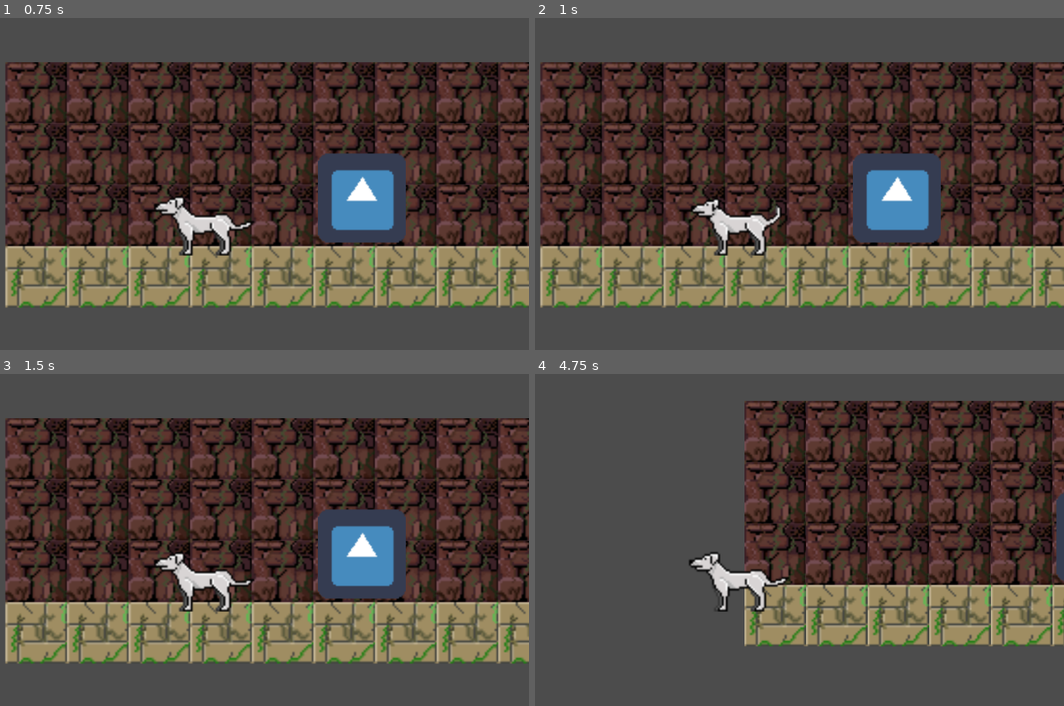
Above: before the commit, frames 1-4 (two rows, left to right).
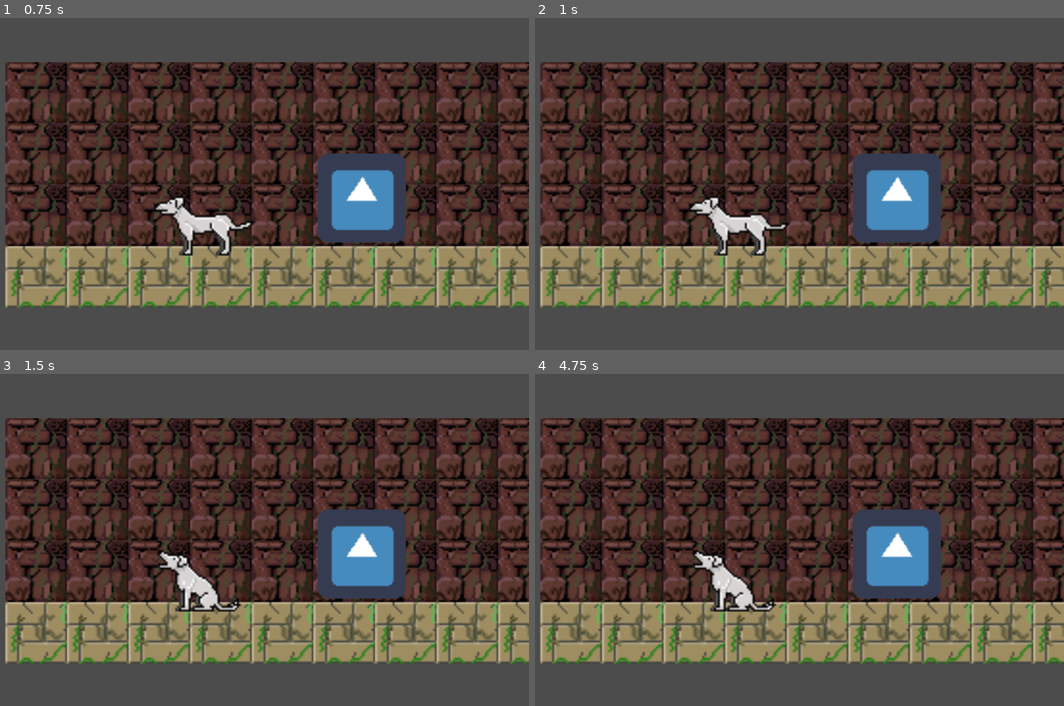
Above: after the commit, the same moments.

Repository: pabtorres/take-me-hoom
Game: Godot game, scene res://scenes/Main.tscn
Two runs of this game, one before a commit and one after it. Both use one fixed random seed, a clock stepped at 60 frames per second and the inputs below. The engine's default icon, where the game draws it, is replaced by a stand-in: a white triangle on a blue panel in a dark square.
Inputs:
- Up to frame 1 (0.75 s): hold Right (right1) from 0.53 s (still down); hold B (attack1) from 0.53 s (still down)
- Up to frame 2 (1 s): keep holding Right (right1); keep holding B (attack1); tap Space (jump1) at 0.77 s; tap D (attack2) at 0.8 s
- Up to frame 3 (1.5 s): keep holding Right (right1); tap Enter at 1.25 s; release B (attack1) at 1.28 s; tap D (attack2) at 1.35 s
- Up to frame 4 (4.75 s): tap Space (jump1) at 1.52, 2, 3.02, 3.77, 4.52 s; tap E (left2) at 1.55, 4.55 s; release Right (right1) at 2.03 s; hold Left (left1) 2.03-2.78 s; hold E (left2) 2.03-2.78 s; tap R (right2) at 2.3, 2.85 s; hold Right (right1) 2.78-4.28 s; tap B (attack1) at 3.05 s; hold B (attack1) 3.53-4.28 s; tap D (attack2) at 3.8, 4.35 s; hold Left (left1) from 4.28 s (still down)

Frame 1 is identical in both runs. In frame 2, 0.4% of the frame differs, in the area x 29-49%, y 53-65%; in frame 3, 1.3%; in frame 4, 61%, in the area x 0-100%, y 8-88%.

Commit message:
Added condition of waiting util player ends attack

Diff:
--- a/scripts/Player1.gd
+++ b/scripts/Player1.gd
@@ -43,16 +43,16 @@
 			gravity = max_gravity
 			$AnimationPlayer.play("Jump")
 
-
-		if Input.is_action_pressed("left1") && !Input.is_action_pressed("right1"):
+		# Se añade una consulta para saber si se está activada la animación de ladrido
+		if Input.is_action_pressed("left1") && !Input.is_action_pressed("right1") && $AnimationPlayer.current_animation != "Bark":
 			velocity.x = -max_hspeed
 			$AnimationPlayer.play("Run")
 			get_node( "Sprite" ).set_flip_h( false )
 
 
 
-
-		if Input.is_action_pressed("right1") && !Input.is_action_pressed("left1"):
+		# Se añade una consulta para saber si se está activada la animación de ladrido
+		if Input.is_action_pressed("right1") && !Input.is_action_pressed("left1") && $AnimationPlayer.current_animation != "Bark":
 			velocity.x = max_hspeed
 			$AnimationPlayer.play("Run")
 			get_node( "Sprite" ).set_flip_h( true )
@@ -61,7 +61,9 @@
 
 
 		if is_on_floor() && velocity.y > 0 && abs(velocity.x) == 0 :
-			if !Input.is_action_pressed("attack1"):
+			# Se añade una consulta para saber si se está activada la animación de ladrido
+			# Si no está activada esa animación, entonces puede pasar a animar idle
+			if !Input.is_action_pressed("attack1") && $AnimationPlayer.current_animation != "Bark":
 				$AnimationPlayer.play("Idle")
 			else:
 				$AnimationPlayer.play("Bark")
--- a/scripts/Player2.gd
+++ b/scripts/Player2.gd
@@ -43,16 +43,16 @@
 			gravity = max_gravity
 			$AnimationPlayer.play("Jump")
 
-
-		if Input.is_action_pressed("left2") && !Input.is_action_pressed("right2"):
+		# Se añade una consulta para saber si se está activada la animación de ladrido
+		if Input.is_action_pressed("left2") && !Input.is_action_pressed("right2") && $AnimationPlayer.current_animation != "Bark":
 			velocity.x = -max_hspeed
 			$AnimationPlayer.play("Run")
 			get_node( "Sprite" ).set_flip_h( false )
 
 
 
-
-		if Input.is_action_pressed("right2") && !Input.is_action_pressed("left2"):
+		# Se añade una consulta para saber si se está activada la animación de ladrido
+		if Input.is_action_pressed("right2") && !Input.is_action_pressed("left2") && $AnimationPlayer.current_animation != "Bark":
 			velocity.x = max_hspeed
 			$AnimationPlayer.play("Run")
 			get_node( "Sprite" ).set_flip_h( true )
@@ -61,7 +61,9 @@
 
 
 		if is_on_floor() && velocity.y > 0 && abs(velocity.x) == 0 :
-			if !Input.is_action_pressed("attack"):
+			# Se añade una consulta para saber si se está activada la animación de ladrido
+			# Si no está activada esa animación, entonces puede pasar a animar idle
+			if !Input.is_action_pressed("attack2") && $AnimationPlayer.current_animation != "Bark":
 				$AnimationPlayer.play("Idle")
 			else:
 				$AnimationPlayer.play("Bark")
